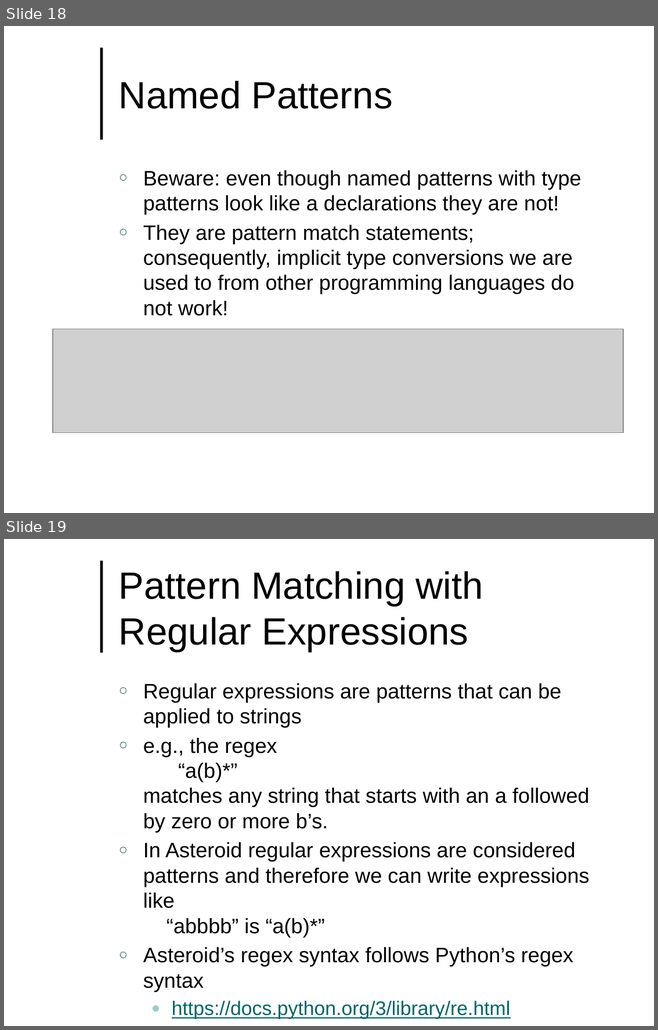
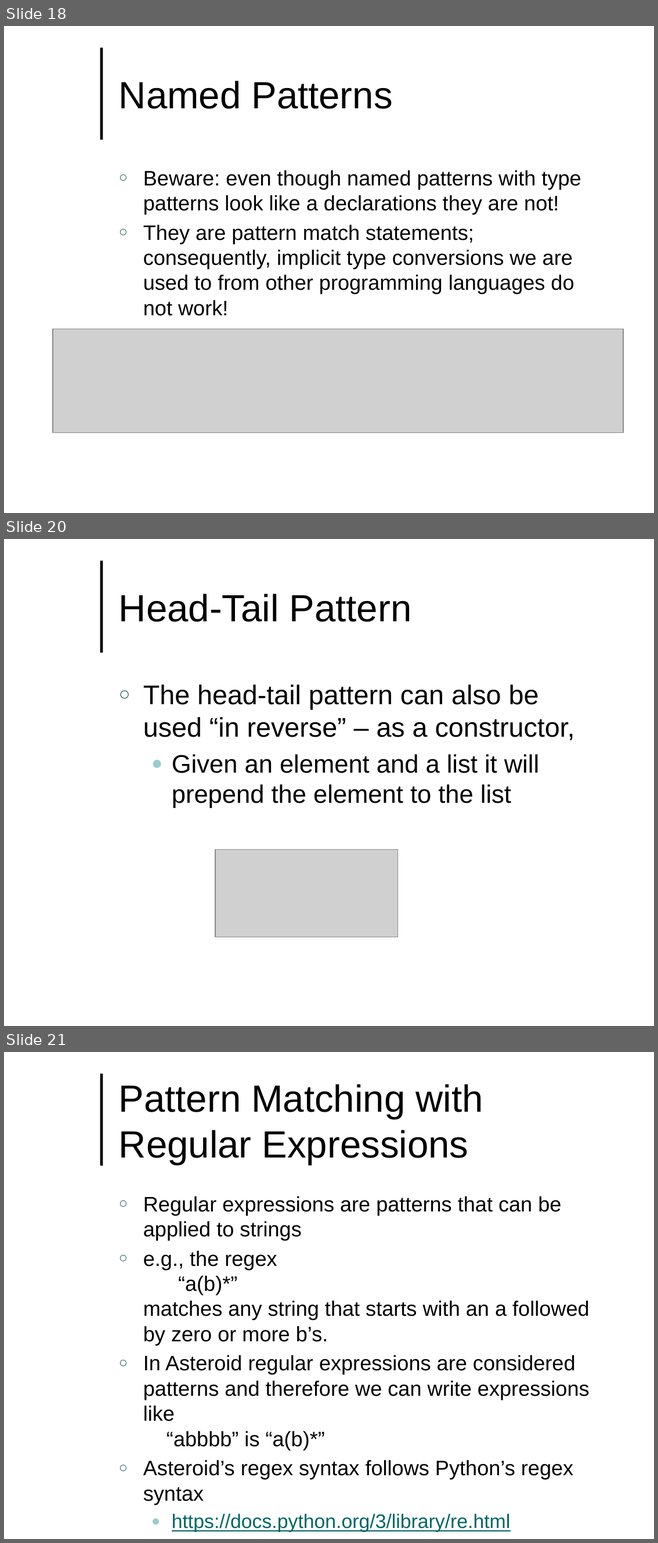
Before and after one commit to lutzhamel/CSC493, a slide deck: notes/csc493-ln004.pptx. Shown one above the other, each under a label of ours: slides 18 and 19 before the commit, slides 18, 20 and 21 after it; the slides between them are not shown. The pictures are 658x1030 and 658x1543 pixels, drawn with LibreOffice and Linux fonts; fonts in the diff are those of the drawing; grey boxes stand for pictures; background and template pictures are left out. Boxes give left, top, right and bottom in pixels: in the first picture for what was removed or moved away, otherwise in the second. Text is boxed around its words. In the diff, an @@ line names an element or a change of style, - is before the commit and + after.

```diff
--- a/notes/csc493-ln004.pptx
+++ b/notes/csc493-ln004.pptx
@@ slide 20 added at (4, 539, 654, 1026), background #FFFFFF; not listed: 1 template element that a slide beside it also shows @@
@@ title added at (119, 594, 411, 622), 42 pt, text #000000 @@
+Head-Tail Pattern
@@ text added at (143, 685, 575, 808), 30 pt, text #000000 @@
+○ The head-tail pattern can also be used “in reverse” – as a constructor,
+  ● Given an element and a list it will prepend the element to the list
@@ picture added at (215, 849, 398, 937) @@
@@ what was slide 19 is now slide 21 @@
```
Also in this commit, not shown: 1 other slide added, 2 other files.
